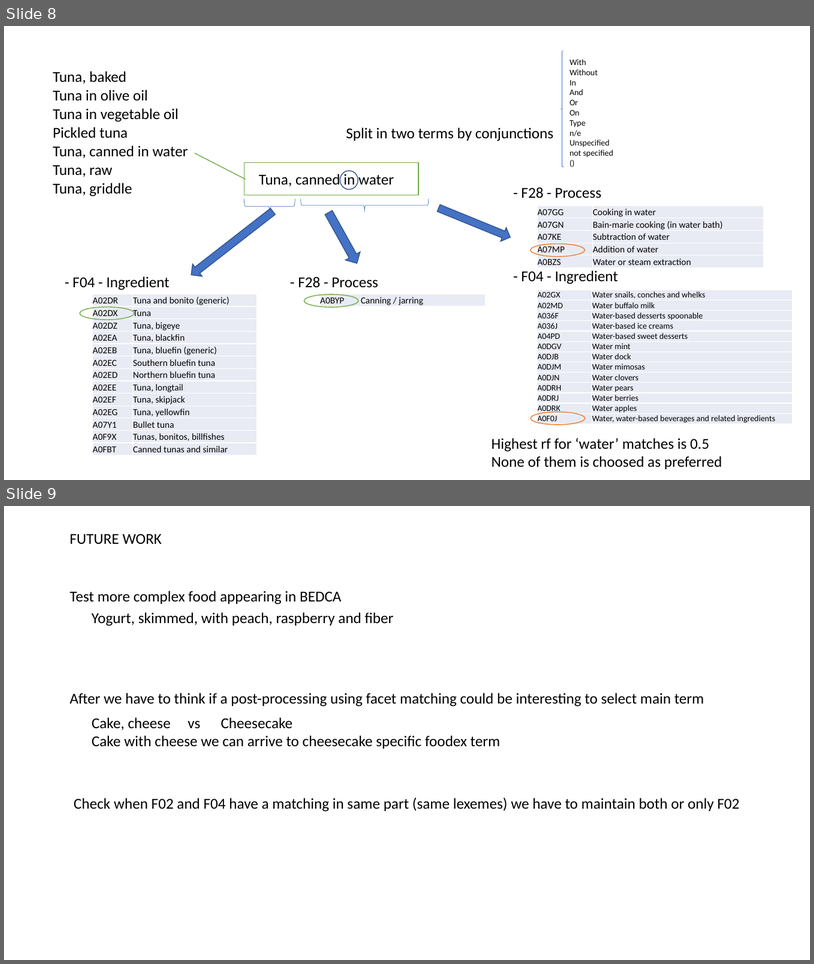
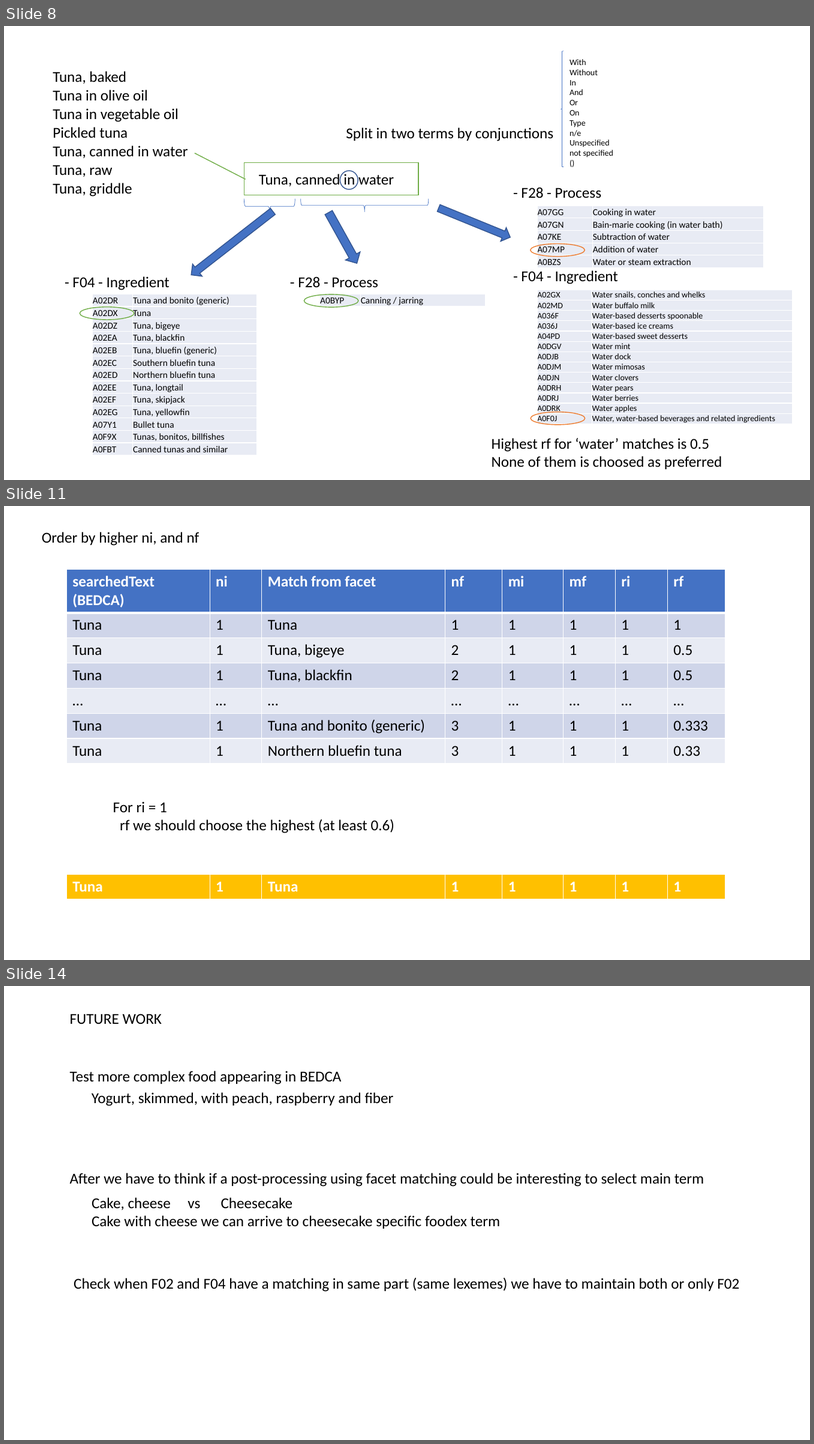
Before and after one commit to javieruhk/RecipeManager, a slide deck: datos/matcher_ideas.pptx. Shown one above the other, each under a label of ours: slides 8 and 9 before the commit, slides 8, 11 and 14 after it; the slides between them are not shown. The pictures are 814x964 and 814x1444 pixels, drawn with LibreOffice and Linux fonts; fonts in the diff are those of the drawing. Boxes give left, top, right and bottom in pixels: in the first picture for what was removed or moved away, otherwise in the second. Text is boxed around its words. In the diff, an @@ line names an element or a change of style, - is before the commit and + after.

```diff
--- a/datos/matcher_ideas.pptx
+++ b/datos/matcher_ideas.pptx
@@ slide 11 added at (4,506,810,960), background #FFFFFF @@
@@ text added at (42,532,200,546), 18 pt, text #000000 @@
+Order by higher ni, and nf
@@ table added at (66,570,726,764), 7 rows, 8 columns @@
+searchedText (BEDCA) | ni | Match from facet | nf | mi | mf | ri | rf
+Tuna | 1 | Tuna | 1 | 1 | 1 | 1 | 1
+Tuna | 1 | Tuna, bigeye | 2 | 1 | 1 | 1 | 0.5
+Tuna | 1 | Tuna, blackfin | 2 | 1 | 1 | 1 | 0.5
+… | … | … | … | … | … | … | …
+Tuna | 1 | Tuna and bonito (generic) | 3 | 1 | 1 | 1 | 0.333
+Tuna | 1 | Northern bluefin tuna | 3 | 1 | 1 | 1 | 0.33
@@ text added at (113,801,395,833), 18 pt, text #000000 @@
+For ri = 1
+rf we should choose the highest (at least 0.6)
@@ table added at (66,874,726,900), 1 rows, 8 columns @@
+Tuna | 1 | Tuna | 1 | 1 | 1 | 1 | 1
@@ what was slide 9 is now slide 14 @@
```
Also in this commit, not shown: 3 slides changed, 4 other slides added.
